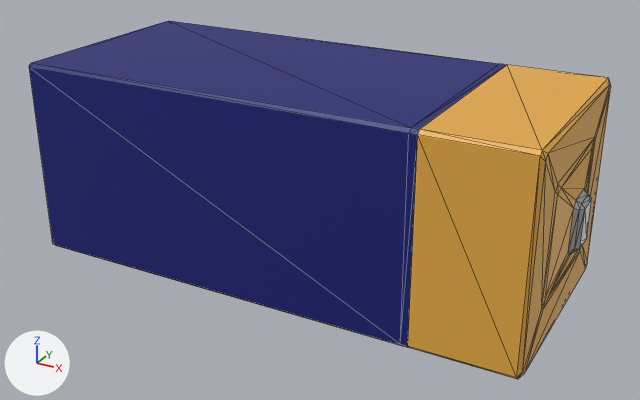
Two versions of the COLLADA model nist_gear/models/assembly_battery_blue_ariac/meshes/battery_part_blue.dae, one commit apart.
Both versions are drawn from a 50 mm lens placed at (0.1077, -0.1915, 0.087), pointed at (0.0038, -0.0026, -0.0075). Arrows for +X, +Y and +Z are at lower left; the lights stay in place. Mesh edges are drawn as thin lines.

Objects in the first picture: 'BATTERY'.
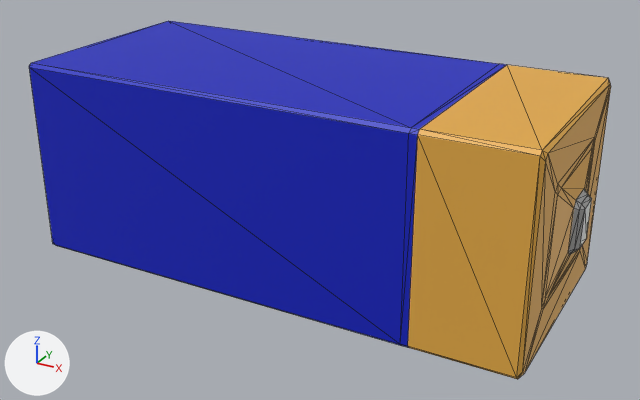
The change in detail:
Material 'black.001' (mat_black_001) changes colour from dark blue #121a75 to blue #071dc1; in linear values from (0.00621, 0.0104, 0.179) to (0.00212, 0.0123, 0.533).

Boxes (x1, y1, x2, y2) around the edits, measured in the pictures (640 x 400 px):
'BATTERY', recoloured
    both: (29, 21, 508, 348)
